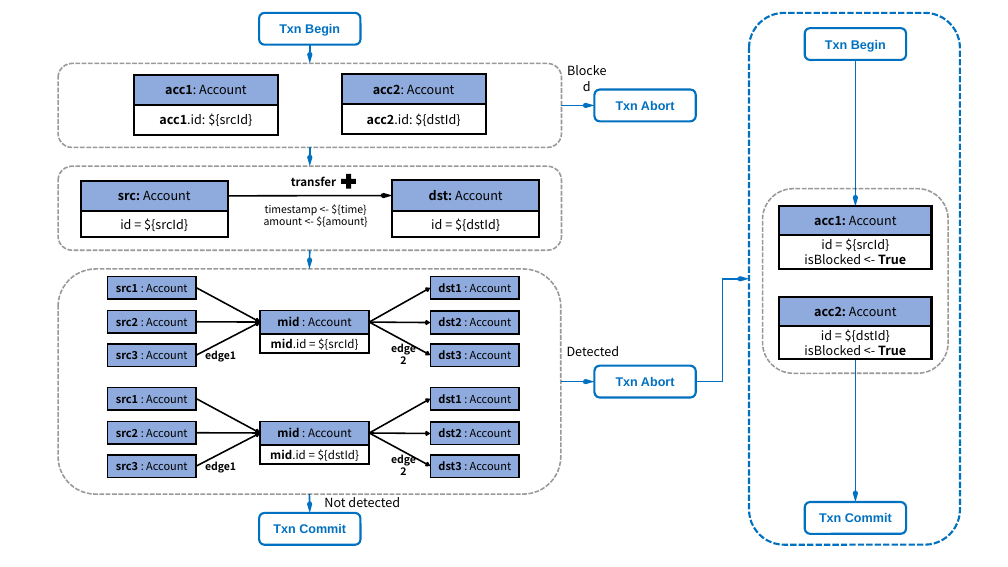
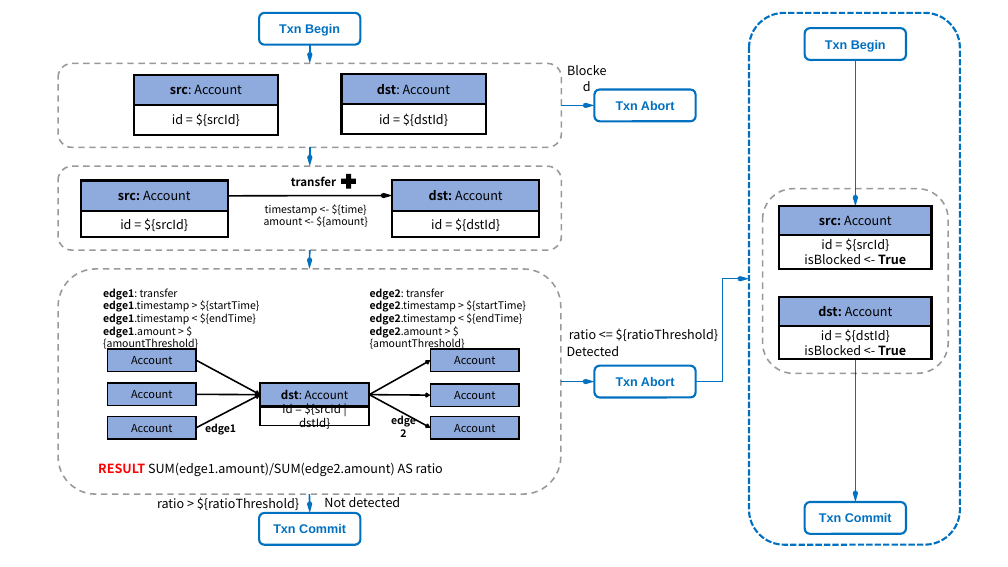
Before and after one commit to ldbc/ldbc_finbench_docs, a slide deck: slide 2 of patterns/transaction-read-write.pptx. Drawn at 1008x567 pixels with LibreOffice and Linux fonts; fonts in the diff are those of the drawing. Boxes give left, top, right and bottom in pixels: in the first picture for what was removed or moved away, otherwise in the second. Text is boxed around its words. In the diff, an @@ line names an element or a change of style, - is before the commit and + after.

```diff
--- a/patterns/transaction-read-write.pptx
+++ b/patterns/transaction-read-write.pptx
@@ text in rectangle at (170,85,242,94): text changed @@
-acc1: Account
+src: Account
@@ text in rectangle at (377,84,451,94): text changed @@
-acc2: Account
+dst: Account
@@ text in rectangle at (172,113,240,126): text changed @@
-acc1.id: ${srcId}
+id = ${srcId}
@@ text in rectangle at (379,113,448,126): text changed @@
-acc2.id: ${dstId}
+id = ${dstId}
@@ text in rectangle at (819,215,892,225): text changed @@
-acc1: Account
+src: Account
@@ text in rectangle at (818,306,893,316): text changed @@
-acc2: Account
+dst: Account
@@ text in rectangle at (131,356,172,364): text changed @@
-src1 : Account
+Account
@@ group removed at (107,277,520,369): 8 rectangles, 6 arrows, 2 texts @@
-mid : Account
-mid.id = ${srcId}
-dst1 : Account
-dst2 : Account
-dst3 : Account
-src1 : Account
-src2 : Account
-src3 : Account
-edge1
-edge2
@@ text in rectangle at (454,356,495,364): text changed @@
-dst1 : Account
+Account
@@ 8 rectangles, 6 arrows, 2 texts: place and size @@
-8 rectangles, 6 arrows, 2 texts at (107,387,520,480)
+8 rectangles, 6 arrows, 2 texts at (107,349,520,442)
@@ text in rectangle at (281,389,349,399): text changed @@
-mid : Account
+dst: Account
@@ text in rectangle at (131,390,172,398): text changed @@
-src2 : Account
+Account
@@ text in rectangle at (282,403,341,429): text changed @@
-mid.id = ${dstId}
+id = ${srcId | dstId}
@@ text in rectangle at (454,391,495,399): text changed @@
-dst2 : Account
+Account
@@ text in rectangle at (131,424,172,432): text changed @@
-src3 : Account
+Account
@@ text in rectangle at (454,424,495,432): text changed @@
-dst3 : Account
+Account
@@ group added at (98,288,718,510): 5 texts @@
+edge2: transfer
+edge2.timestamp > ${startTime}
+edge2.timestamp < ${endTime}
+edge2.amount > ${amountThreshold}
+edge1: transfer
+edge1.timestamp > ${startTime}
+edge1.timestamp < ${endTime}
+edge1.amount > ${amountThreshold}
+RESULT SUM(edge1.amount)/SUM(edge2.amount) AS ratio
+ratio <= ${ratioThreshold}
+ratio > ${ratioThreshold}
```
Also in this commit, not shown: 2 other slides changed, 9 other files.
